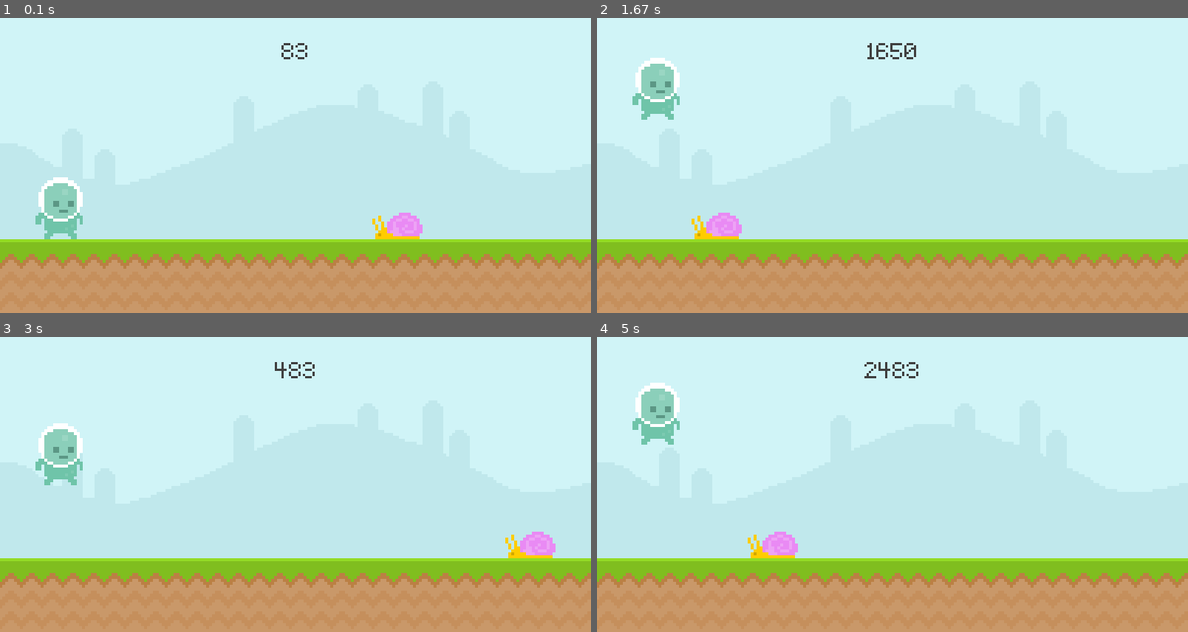
Above: before the commit, frames 1-4 (two rows, left to right).
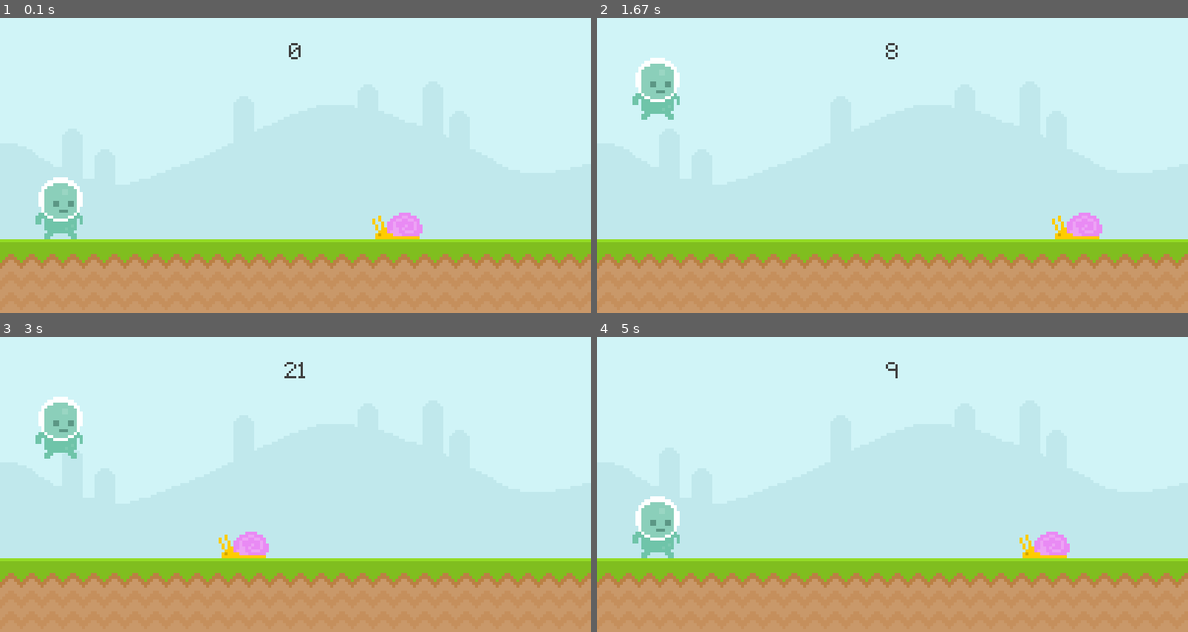
Above: after the commit, the same moments.

Repository: v343990/pyGame-Runner
Game: pygame game, started from Runner.py
Same seed, same stepped clock (60 frames per second), same inputs: the game is played once before the commit and once after it.
Inputs (mouse positions are in pixels of both pictures, inside the frame that each line leads up to):
- Up to frame 1 (0.1 s): no input
- Up to frame 2 (1.67 s): hold L 0.33-0.8 s; click (892, 130) at 0.88 s, where only the run after the commit has a clickable "Play Again?"; click (656, 206) at 1.22 s
- Up to frame 3 (3 s): tap Space at 2.5, 2.9 s
- Up to frame 4 (5 s): tap Space at 3.2, 3.73, 4.03, 4.23, 4.53 s

The runs differ from the first frame. In frame 1, 0.1% of the frame differs, in the area x 47-52%, y 8-14%; in frame 2, 1.3%; in frame 3, 3.1%; in frame 4, 3.8%, in the area x 6-80%, y 8-75%.

Commit message:
Update Runner.py

Diff:
--- a/Runner.py
+++ b/Runner.py
@@ -1,8 +1,11 @@
 import pygame
 from sys import exit # just to close game
 
+def menu():
+    screen.fill((25,200,16))
+
 def display_score():
-    current_time = pygame.time.get_ticks() - start_time
+    current_time = int(pygame.time.get_ticks() / 100) - start_time
     score_surf = test_font.render(f'{current_time}',False,(64,64,64))
     score_rect = score_surf.get_rect(center = (400,50))
     screen.blit(score_surf,score_rect)
@@ -28,7 +31,7 @@
 # score_surf = test_font.render('My Game',False,(64,64,64))
 # score_rect = score_surf.get_rect(center  = (400,50)) # create rectangle for score
 
-player_surf = pygame.image.load('graphics/player/player_walk_1.png').convert_alpha()
+player_surf = pygame.image.load('graphics/Player/player_walk_1.png').convert_alpha()
 player_rect = player_surf.get_rect(midbottom=(80,300)) # ground is at 300
 player_gravity = 0
 
@@ -44,6 +47,9 @@
         keys = pygame.key.get_pressed()
         if keys[pygame.K_SPACE] and player_rect.bottom >= 300:
             player_gravity = -20
+        if keys[pygame.K_l]:
+            gamelive = False
+            menu()
 
         ''' if event.type == pygame.KEYDOWN:
             if event.key == pygame.K_SPACE and player_rect.bottom >= 300:
@@ -75,11 +81,33 @@
         if snail_rect.colliderect(player_rect):
             gamelive = False
     else:
-        screen.fill("Yellow")
+        screen.fill((25,200,16))
+        end_surf = test_font.render("Game Over",False,(64,64,64))
+        end_rect = end_surf.get_rect(center = (400,50))
+        screen.blit(end_surf,end_rect)
+        playagain_surf = test_font.render("Play Again?",False,"Black")
+        playagain_rect = playagain_surf.get_rect(center = (400, 150))
+        screen.blit(playagain_surf,playagain_rect)
+        quit_surf = test_font.render("Quit",False,"Red")
+        quit_rect = quit_surf.get_rect(center = (400,350))
+        screen.blit(quit_surf,quit_rect)
+
+        if event.type == pygame.MOUSEBUTTONDOWN:
+            if quit_rect.collidepoint(event.pos):
+                pygame.quit()
+                exit()
+
+        if event.type == pygame.MOUSEBUTTONDOWN:
+            if playagain_rect.collidepoint(event.pos):
+                gamelive = True
+                snail_rect.left = 800
+                start_time = int(pygame.time.get_ticks() / 100)
+
         if keys[pygame.K_SPACE]:
             gamelive = True
             snail_rect.left = 800
-            start_time = pygame.time.get_ticks()
+            start_time = int(pygame.time.get_ticks() / 100)
+
 # All our elements in here
 # Where everything gets updated
     pygame.display.update()
